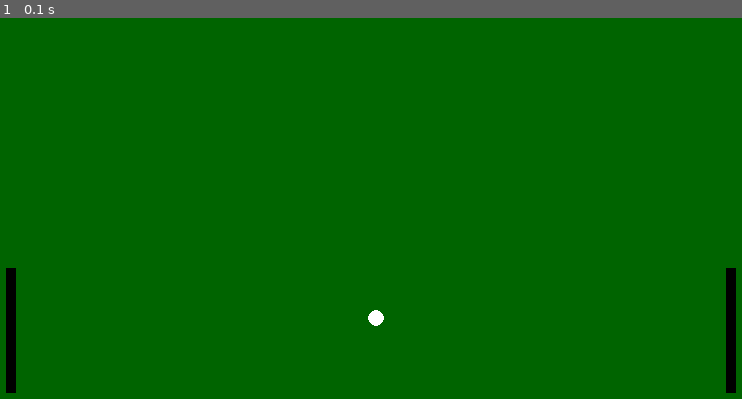
Above: before the commit, frame 1.
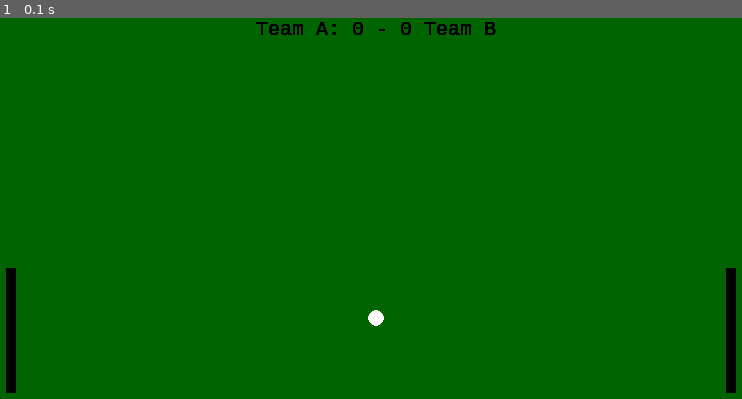
Above: after the commit, the same moment.

Repository: volkannaktass/soccer-game
Game: pygame game, started from Pygame.py
Two runs of this game, one before a commit and one after it. Both use one fixed random seed, a clock stepped at 60 frames per second and the inputs below.
Inputs:
- Up to frame 1 (0.1 s): no input

The runs differ from the first frame. In frame 1, 0.3% of the frame differs, in the area x 34-67%, y 1-5%.

Commit message:
made scoreboard

Diff:
--- a/Pygame.py
+++ b/Pygame.py
@@ -1,4 +1,6 @@
 import pygame
+import sys
+from pygame.locals import *
 
 pygame.init()
 
@@ -9,6 +11,8 @@
 
 gameDisplay = pygame.display.set_mode((800,600))
 gameDisplay.fill(green)
+myfont = pygame.font.SysFont("monospace",20)
+score = 0
 
 pygame.draw.rect(gameDisplay, black, (30,250,10,125))  #left, top, width, height
 pygame.draw.circle(gameDisplay, white, (400,300), 8) #(left, top), radius
@@ -21,4 +25,13 @@
             pygame.quit()
             quit()
 
+
+
+    cx = (gameDisplay.get_width() / 2)-120
+    #cy = gameDisplay.get_height() / 2
+    scoretext = myfont.render("Team A: {0} - {0} Team B".format(score), 1, black)
+    #lengthScore = len(scoretext) / 2
+    gameDisplay.blit(scoretext,(cx,0))
+
+
     pygame.display.update()
